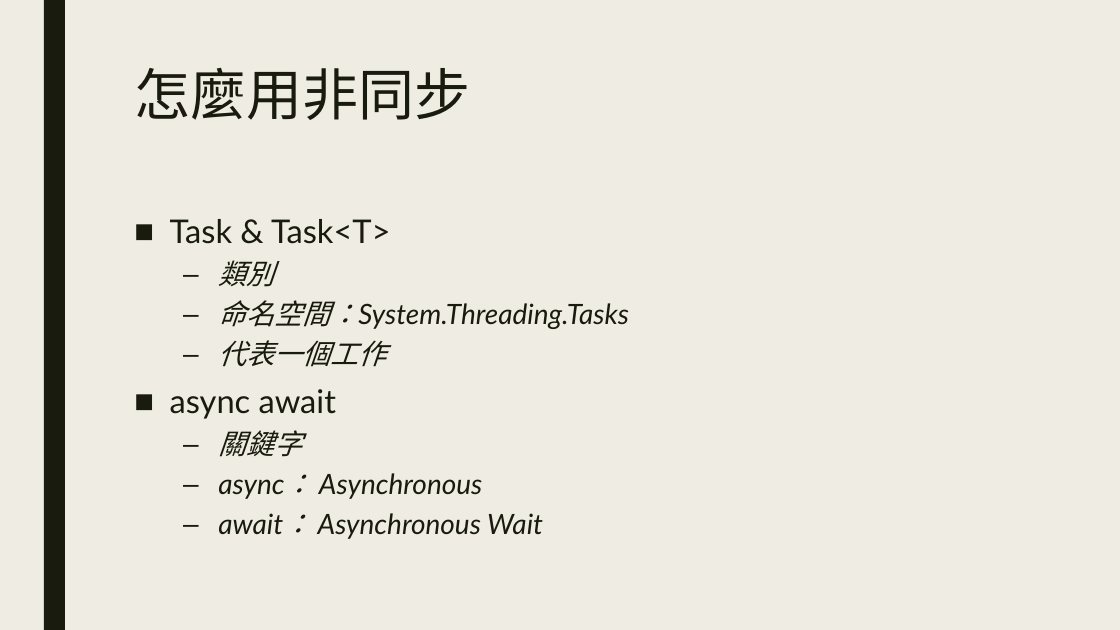
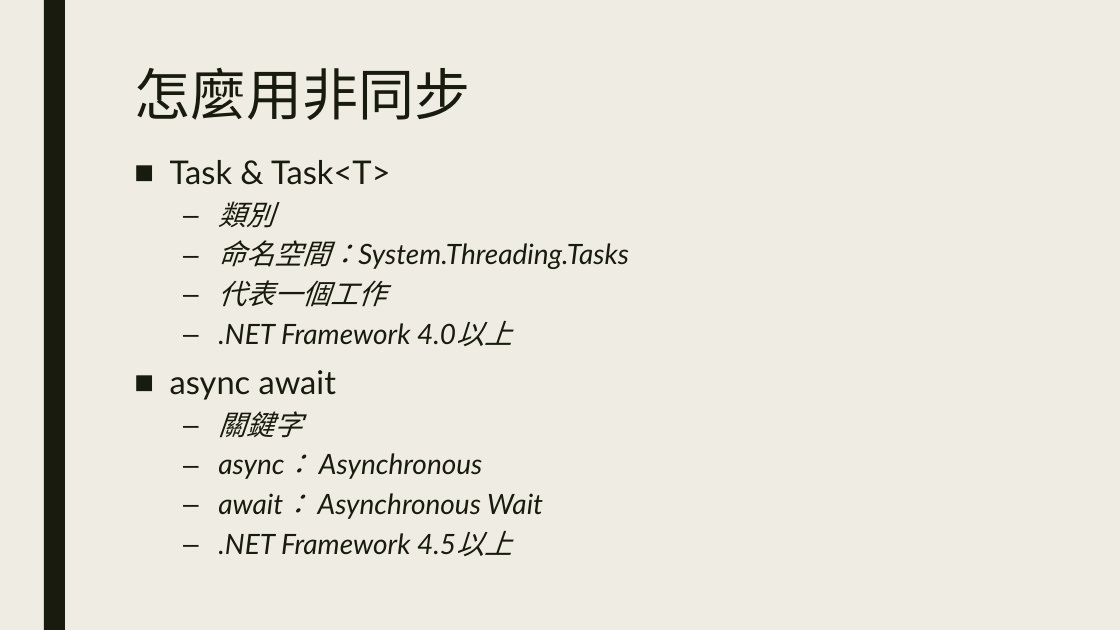
Before and after one commit to ryans610/.NET-Async-Basic, a slide deck: slide 7 of .NET非同步入門.pptx. Drawn at 1120x630 pixels with LibreOffice and Linux fonts; fonts in the diff are those of the drawing. Boxes give left, top, right and bottom in pixels: in the first picture for what was removed or moved away, otherwise in the second. Text is boxed around its words. In the diff, an @@ line names an element or a change of style, - is before the commit and + after.

```diff
--- a/.NET非同步入門.pptx
+++ b/.NET非同步入門.pptx
@@ text "Task & Task<T>": place and size @@
-text "Task & Task<T>" at (170, 219, 629, 539)
+text "Task & Task<T>" at (170, 160, 629, 554)
@@ text at (218, 323, 456, 344): paragraph added @@
+  – .NET Framework 4.0以上
@@ text at (218, 533, 456, 554): paragraph added @@
+  – .NET Framework 4.5以上
```
Also in this commit, not shown: 7 other slides changed, 2 slides added.
